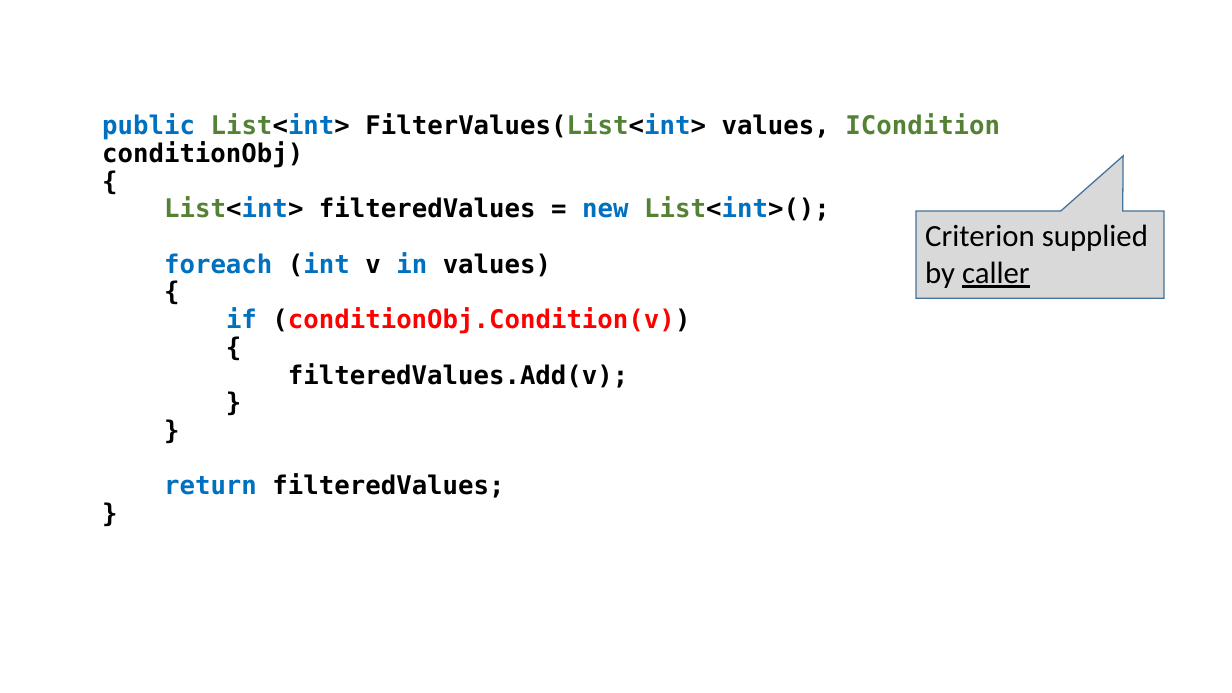
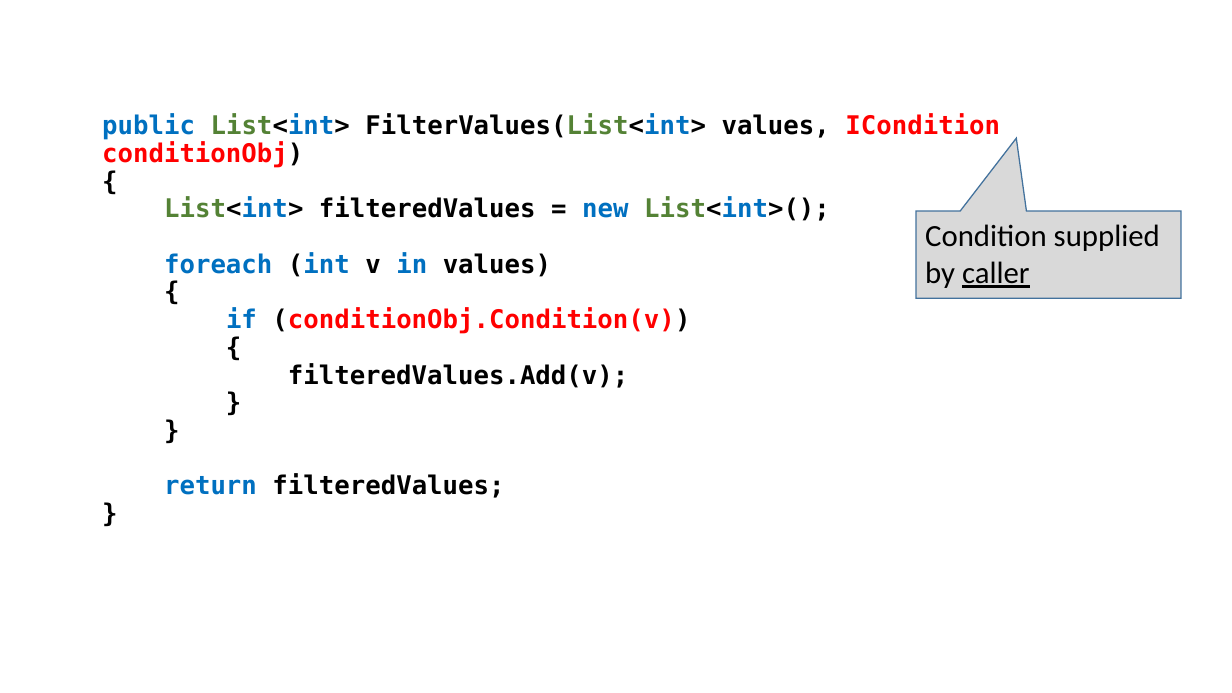
Before and after one commit to perl-easj/OOProg, a slide deck: slide 7 of Chap/OOProg02/Presentations/FuncAsParam.pptx. Drawn at 1232x693 pixels with LibreOffice and Linux fonts; fonts in the diff are those of the drawing. Boxes give left, top, right and bottom in pixels: in the first picture for what was removed or moved away, otherwise in the second. Text is boxed around its words. In the diff, an @@ line names an element or a change of style, - is before the commit and + after.

```diff
--- a/Chap/OOProg02/Presentations/FuncAsParam.pptx
+++ b/Chap/OOProg02/Presentations/FuncAsParam.pptx
@@ text at [102,114,1000,168]: text colour #548235 to #FF0000 in "ICondition"; text colour #000000 to #FF0000 in "conditionObj)" @@
@@ speech box "Condition supplied by caller": place and size @@
-speech box "Condition supplied by caller" at [916,211,1164,298]
+speech box "Condition supplied by caller" at [916,211,1181,298]
@@ speech box "Condition supplied by caller" at [916,211,1181,298]: proportions changed @@
@@ text in speech box at [925,224,1160,288]: text changed @@
-Criterion supplied by caller
+Condition supplied by caller
```
Also in this commit, not shown: 4 other slides changed, 2 slides added, 5 other files.
